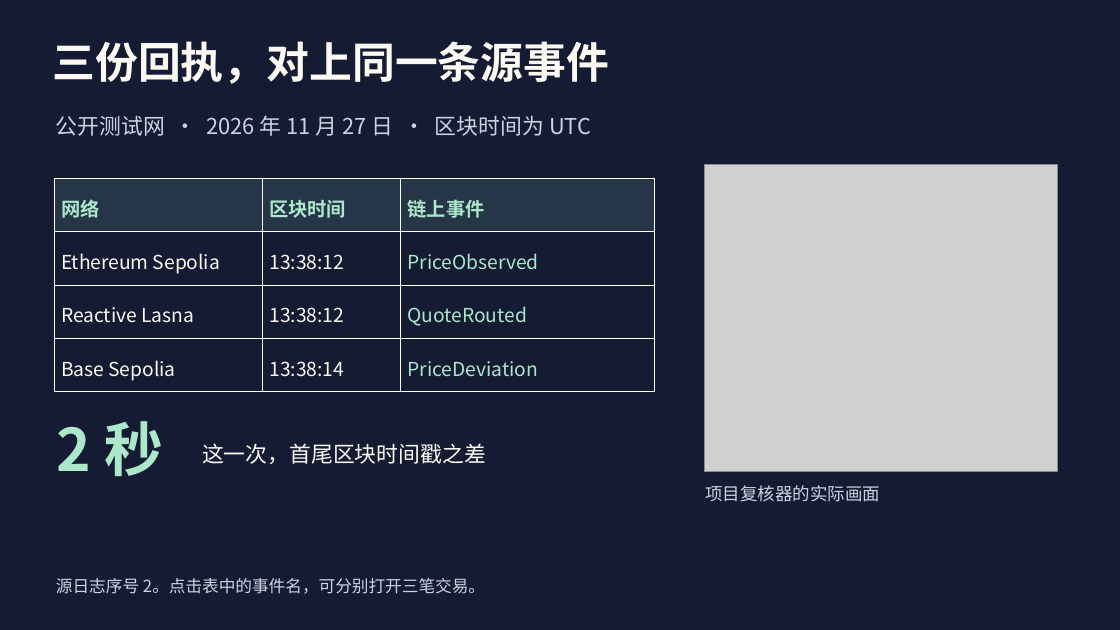
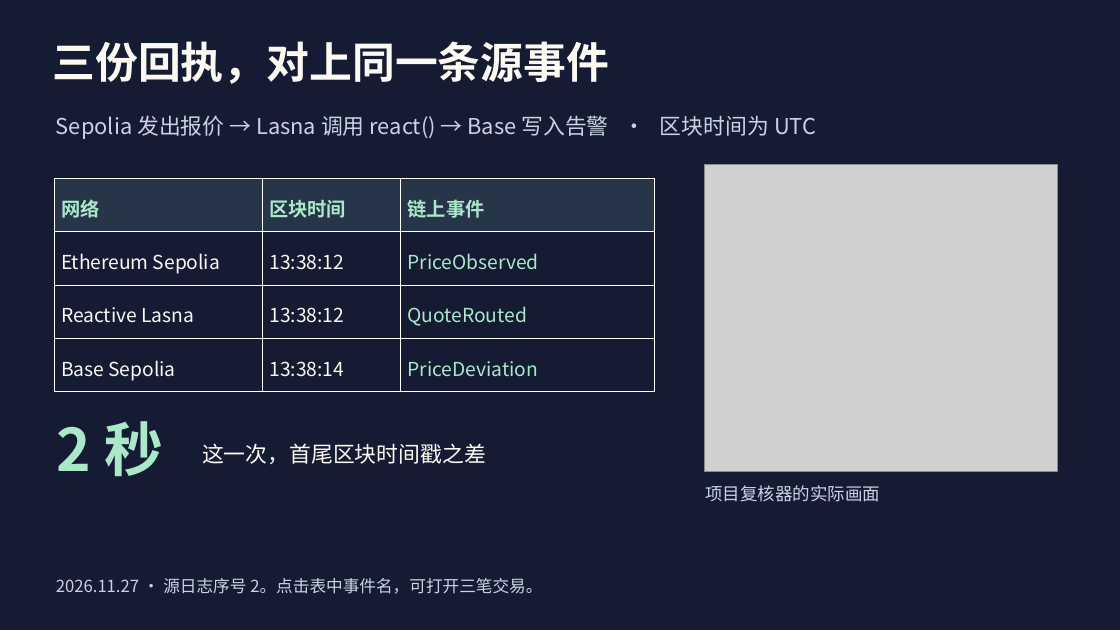
Before and after one commit to sunshineluyao/reactive-builder-camp-2026, a slide deck: slide 3 of track3/demo-day/Stablecoin-Alerts-Demo-Day.pptx. Drawn at 1120x630 pixels with LibreOffice and Linux fonts; fonts in the diff are those of the drawing; grey boxes stand for pictures. Boxes give left, top, right and bottom in pixels: in the first picture for what was removed or moved away, otherwise in the second. Text is boxed around its words. In the diff, an @@ line names an element or a change of style, - is before the commit and + after.

Commit message:
Publish Reactive PegPulse as Sunshine and clarify the role of oracles

```diff
--- a/track3/demo-day/Stablecoin-Alerts-Demo-Day.pptx
+++ b/track3/demo-day/Stablecoin-Alerts-Demo-Day.pptx
@@ text at [56,115,816,139]: text changed @@
-公开测试网 · 2026 年 11 月 27 日 · 区块时间为 UTC
+Sepolia 发出报价 → Lasna 调用 react() → Base 写入告警 · 区块时间为 UTC
@@ text at [56,578,542,594]: text changed @@
-源日志序号 2。点击表中的事件名，可分别打开三笔交易。
+2026.11.27 · 源日志序号 2。点击表中事件名，可打开三笔交易。
```
Also in this commit, not shown: 6 other slides changed, 1 slide added, 1 slide removed, 21 other files.
